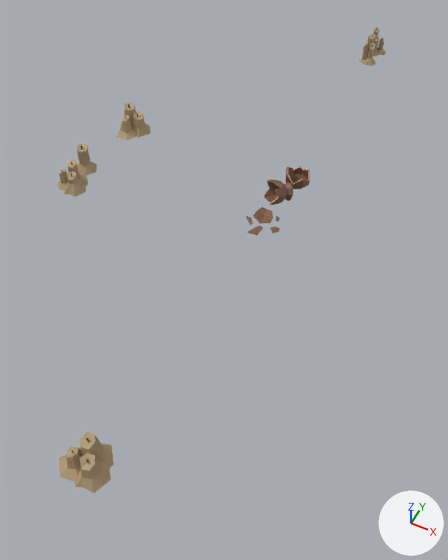
The FBX model Assets/Source/Environment/Levels/Dungeon/Rooms/Coridor/Models/Dungeon_Coridor_Props.fbx as it was, and as the next commit left it.
The view is the same before and after, from a 50 mm lens placed at (5.37, -8.8, 8.43), pointed at (1.5, -1.05, -1.26). The axes (+X, +Y, +Z) are drawn at lower right. The lights are the same throughout. Where no turn or scale is listed for an object, it has been applied to the vertices.

Names of what the first picture shows: 'Dungeon_Coridor_Props'.
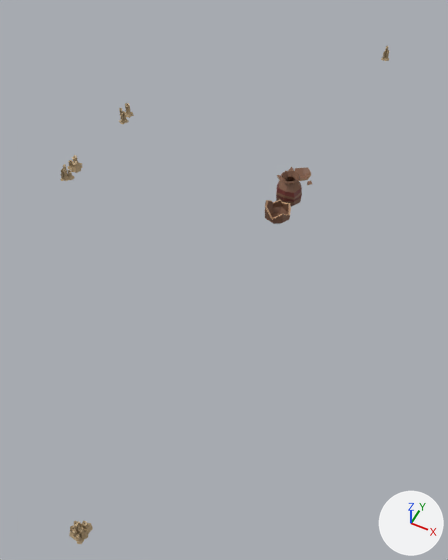
What the commit changed:
me_scene_001 is used by ob_dungeon_coridor_props; location (0.0, 0.0, 0.0).
me_scene_001 had 761 vertices, 1318 faces and spanned x -2.35..2.45, y -6.47..7.4, z -0.1..0.71.
me_scene_001 now has 859 vertices, 1474 faces and spans x -2.5..2.49, y -7.1..7.02, z -0.03..0.68.
me_scene_001 part 1: the loose piece of 10 vertices spanning x 2.23..2.42, y -0.57..-0.41, z 0.03..0.11 is turned -52.5 degrees about the z axis through its middle, then moved by (-0.13, 1.38, 0.0).
me_scene_001 part 2: the loose piece of 8 vertices spanning x 1.87..2.09, y -0.77..-0.51, z 0.03..0.06 is turned -52.5 degrees about the z axis through its middle, then moved by (-0.12, 1.71, 0.0).
me_scene_001 part 3: the loose piece of 8 vertices spanning x 1.66..1.86, y -0.55..-0.38, z 0.03..0.06 is turned -52.5 degrees about the z axis through its middle, then moved by (0.11, 1.81, 0.0).
me_scene_001 part 4: the loose piece of 74 vertices spanning x 1.9..2.45, y 0.75..1.29, z 0.02..0.41 is moved by (0.03, -1.13, -0.02).
me_scene_001 part 5: the loose piece of 21 vertices spanning x -2.16..-1.65, y -1.43..-0.95, z -0.07..0.41 is scaled about its middle by 0.5, then moved by (-0.37, 0.55, -0.08).
me_scene_001 part 6: the loose piece of 102 vertices spanning x 1.7..2.3, y 0.09..0.71, z -0.03..0.49 is rebuilt with 94 vertices and now spans x 1.94..2.49, y 0.17..0.72, z 0.0..0.68.
me_scene_001 part 7: 16 loose pieces with 327 vertices, spanning x -2.21..2.27, y -6.47..7.4, z -0.1..0.71, are deleted.
me_scene_001 part 8: 83 vertices removed from x -2.35..-1.71, y -1.35..1.48, z -0.08..0.61; 268 vertices added at x -2.5..-2.14, y -1.09..1.74, z -0.03..0.35.
me_scene_001 part 9: 144 vertices added at x 2.17..2.44, y -7.1..-6.78, z -0.03..0.32.
me_scene_001 part 10: 62 vertices added at x 2.22..2.42, y 6.79..7.02, z -0.02..0.36.
me_scene_001 part 11: 18 vertices added at x 1.97..2.37, y 1.08..1.5, z 0.0..0.17.

Boxes (x1, y1, x2, y2) around the edits, measured in the pictures (448 x 560 px; the box of a moved part takes in the faces that stretch with it):
'Dungeon_Coridor_Props', reshaped (7% taller): before (57, 27, 386, 493); after (60, 46, 389, 544)
part 1 of me_scene_001, moved or reshaped (not visible afterwards): before (270, 226, 280, 233)
part 2 of me_scene_001, moved or reshaped: before (248, 225, 263, 235); after (277, 175, 281, 181)
part 3 of me_scene_001, moved or reshaped: before (246, 216, 253, 225); after (288, 167, 294, 172)
part 4 of me_scene_001, moved or reshaped: before (286, 166, 310, 189); after (265, 199, 291, 224)
part 5 of me_scene_001, moved or reshaped: before (64, 171, 86, 197); after (71, 161, 81, 173)
part 6 of me_scene_001, rebuilt (10% narrower, 37% taller): before (264, 179, 293, 205); after (276, 171, 302, 207)
part 7 of me_scene_001, deleted (brown): before (59, 27, 386, 493)
part 8 of me_scene_001, built on: before (57, 103, 136, 190); after (60, 103, 134, 181)
part 9 of me_scene_001, added: after (69, 521, 93, 544)
part 10 of me_scene_001, added: after (381, 46, 389, 61)
part 11 of me_scene_001, added: after (295, 167, 311, 181)
